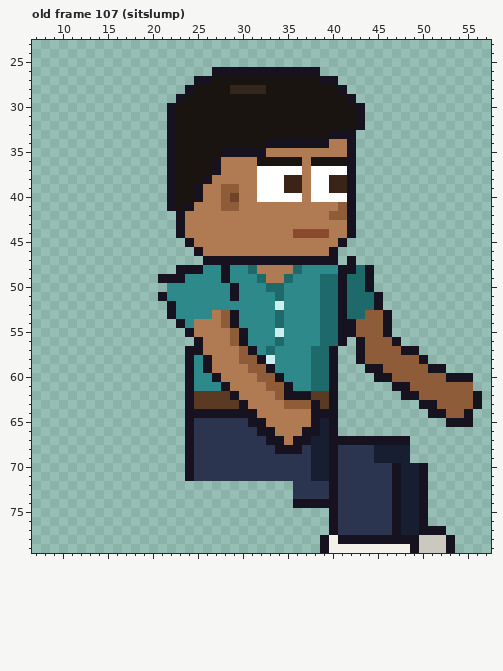
Pixel-art file, stored at sprites/expo/expo_vendh_right_anim.aseprite. The picture above was drawn from the file before the commit.
64x80 pixels, 129 frames. Colours within 5 levels of each other are drawn and written as one. Shown: old frame 107 (sitslump): x 7..57, y 23..79. The commit also changed other frames, which this record leaves out.
Now the later version:
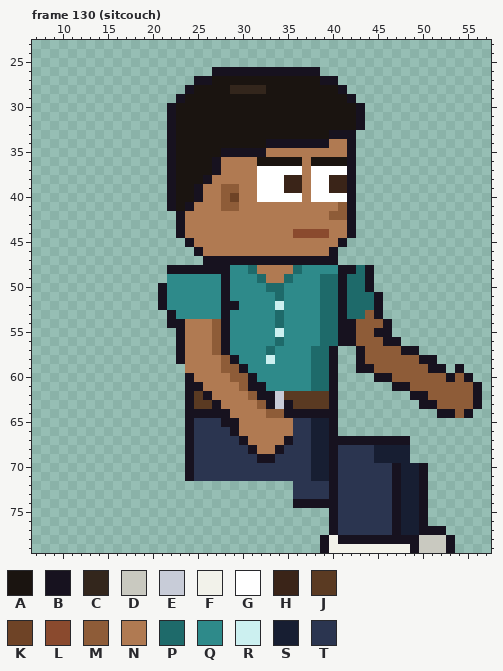
Palette (. is transparent): A #1a1410  B #17121f  C #33261c  D #c9c9c0  E #c8ccd8  F #f2f2ea  G #ffffff  H #3a2418  J #5a3a22  K #6e4326  L #8a4a2e  M #8e5c38  N #b07a52  P #1e6a6a  Q #2e8a8a  R #ccf0f0  S #171e32  T #2b3550
A new or re-ordered frame is compared with the old frame closest to it.
The exact change:
frames 129 -> 135
Changed rows in their new state; - is an unchanged pixel.
Frame 130 (sitcouch) is new; against old frame 107 (sitslump), layers "Near Arm", "Back Arm":
first column x 21:
47 ---------------------.--------------
48 -B---BB-----------------------------
49 .QQ---------------------------------
50 B------BQ---------------------------
51 -------BQ---------------------------
52 BQ-----BB---------------------------
53 ------QBQ---------------B.----------
54 -B-N--MBQ---------------------------
55 --BN--MBQQ--------------B-----------
56 --BNN-MBQQ-----------BM--B----------
57 --BNN-MBQQQ-------------------------
58 --BNNN-MBQQQ------------------B-----
59 ---NNN-MMBQQQ---------B-M--------B--
60 ----NNN-MMBQQQ-------------------M--
61 ----BNNN-MBBQQQ--------------------B
62 -----BNNN-MBBEJJJ----------.-B------
63 ------BNNN-MBEBJJJ------------------
64 --------NNN-MMBBB-------------.-B---
65 -------BBNNN---TTS--------------...-
66 --------BNNNN--TTS------------------
67 ---------BNNNNBTT-------------------
68 ----------BNN-TT--------------------
69 -----------BB-----------------------
Boxes around the changes in both pictures, in picture pixels (x1, y1, x2, y2):
erased: (347, 256, 356, 265)
changed: (158, 265, 320, 463)
changed: (347, 310, 482, 427)
